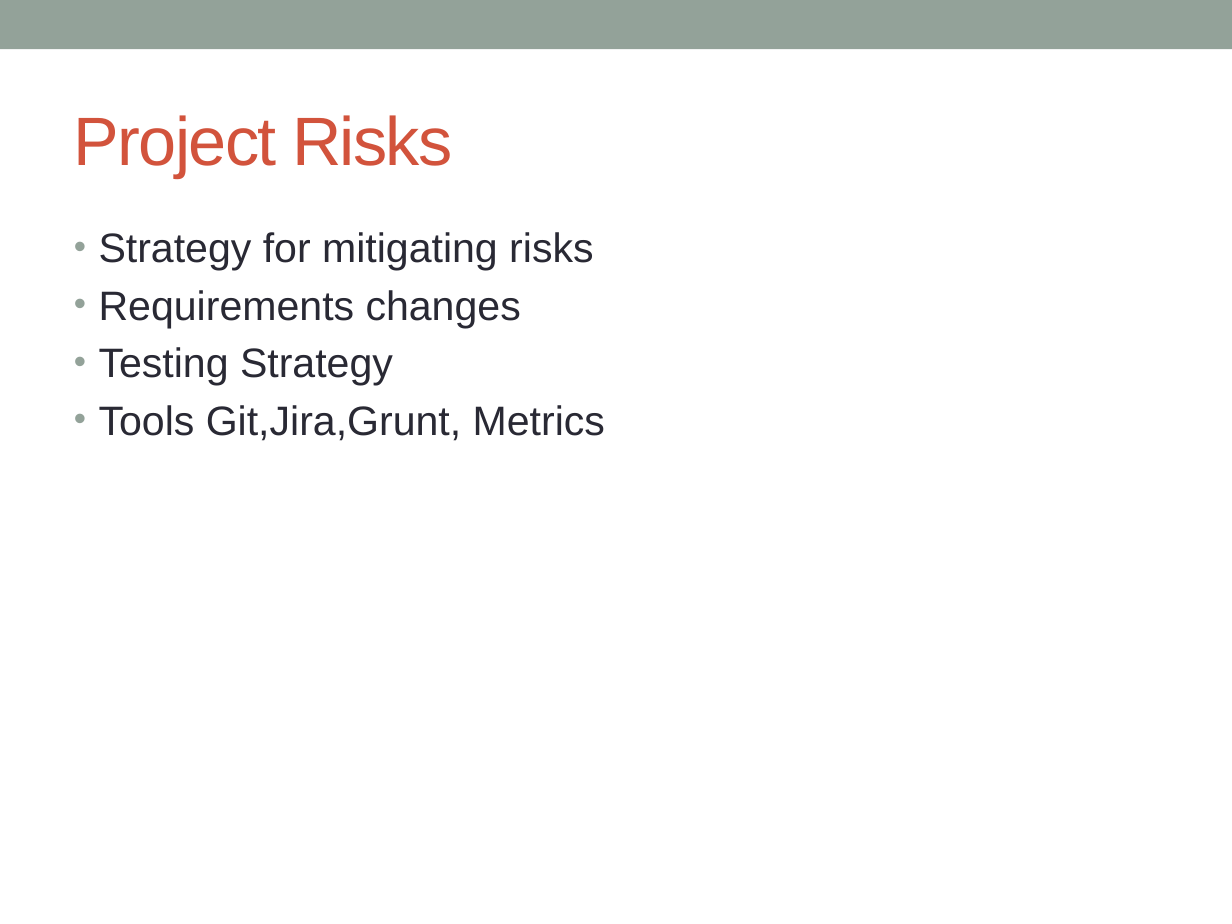
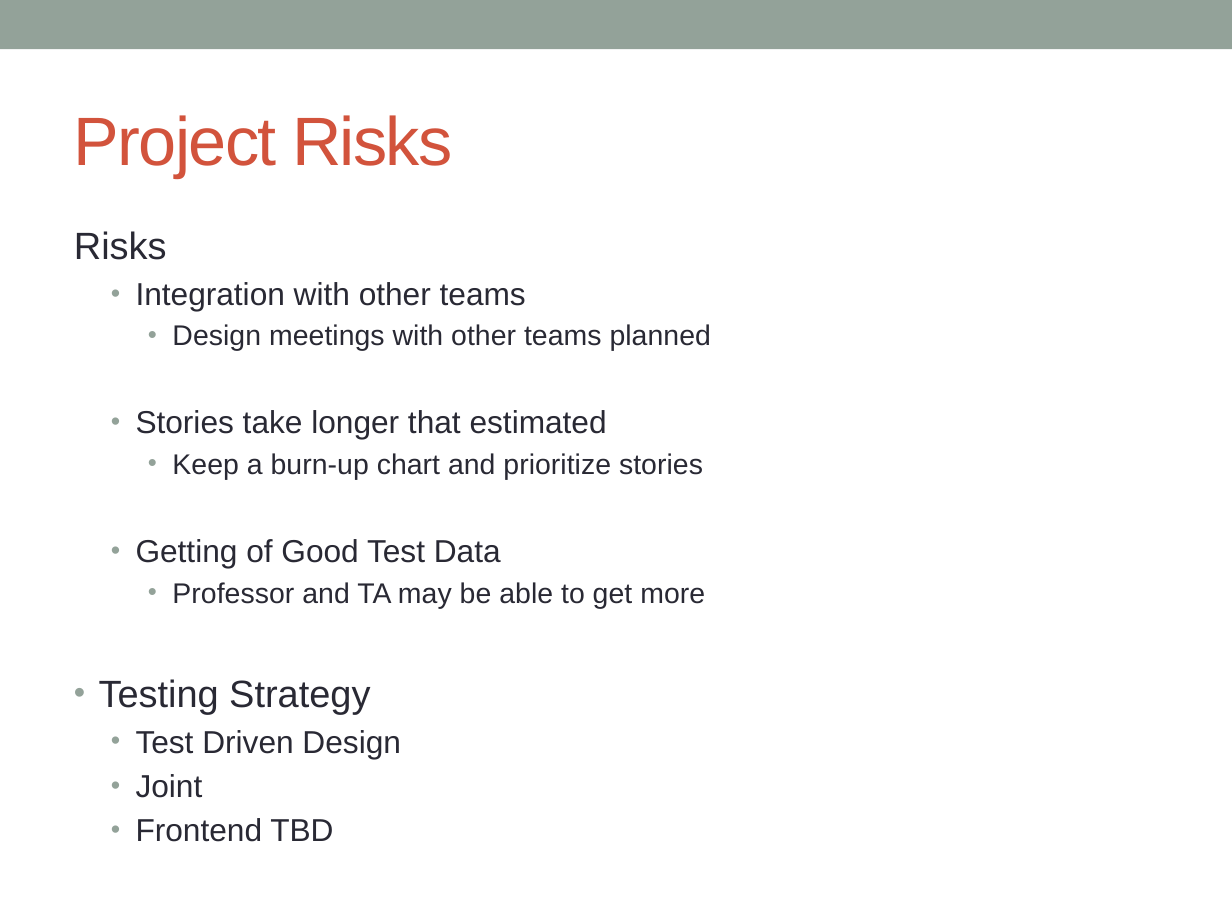
Before and after one commit to massfords/we99, a slide deck: slide 11 of docs/Presentations/Milestone1Presentation_v1.pptx (slide 13 before the commit). Drawn at 1232x924 pixels with LibreOffice and Linux fonts; fonts in the diff are those of the drawing. Boxes give left, top, right and bottom in pixels: in the first picture for what was removed or moved away, otherwise in the second. Text is boxed around its words. In the diff, an @@ line names an element or a change of style, - is before the commit and + after.

```diff
--- a/docs/Presentations/Milestone1Presentation_v1.pptx
+++ b/docs/Presentations/Milestone1Presentation_v1.pptx
@@ text at bbox=[74, 231, 711, 608]: text changed; size 24 to 16.6 pt @@
-• Strategy for mitigating risks
-• Requirements changes
+Risks
+  • Integration with other teams
+    • Design meetings with other teams planned
+  • Stories take longer that estimated
+    • Keep a burn-up chart and prioritize stories
+  • Getting of Good Test Data
+    • Professor and TA may be able to get more
@@ text at bbox=[99, 679, 370, 714]: size 24 to 22.2 pt in "Testing Strategy" @@
@@ text at bbox=[136, 730, 401, 842]: text changed; size 24 to 18.5 pt @@
-• Tools Git,Jira,Grunt, Metrics
+  • Test Driven Design
+  • Joint
+  • Frontend TBD
```
Also in this commit, not shown: 5 other slides changed, 1 slide added.
